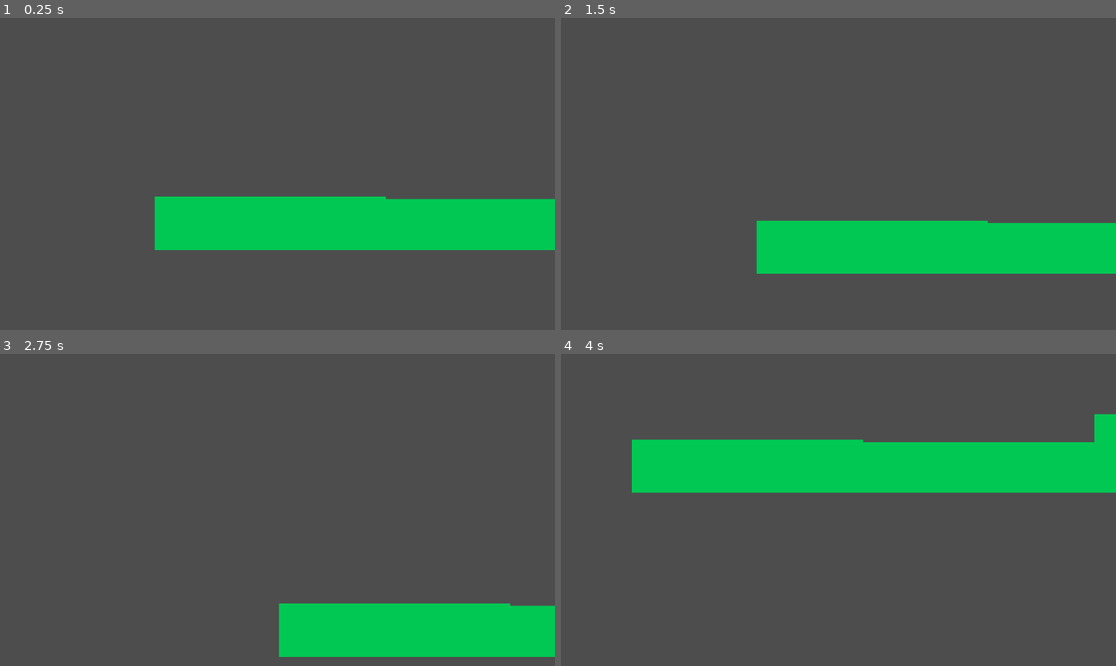
Above: before the commit, frames 1-4 (two rows, left to right).
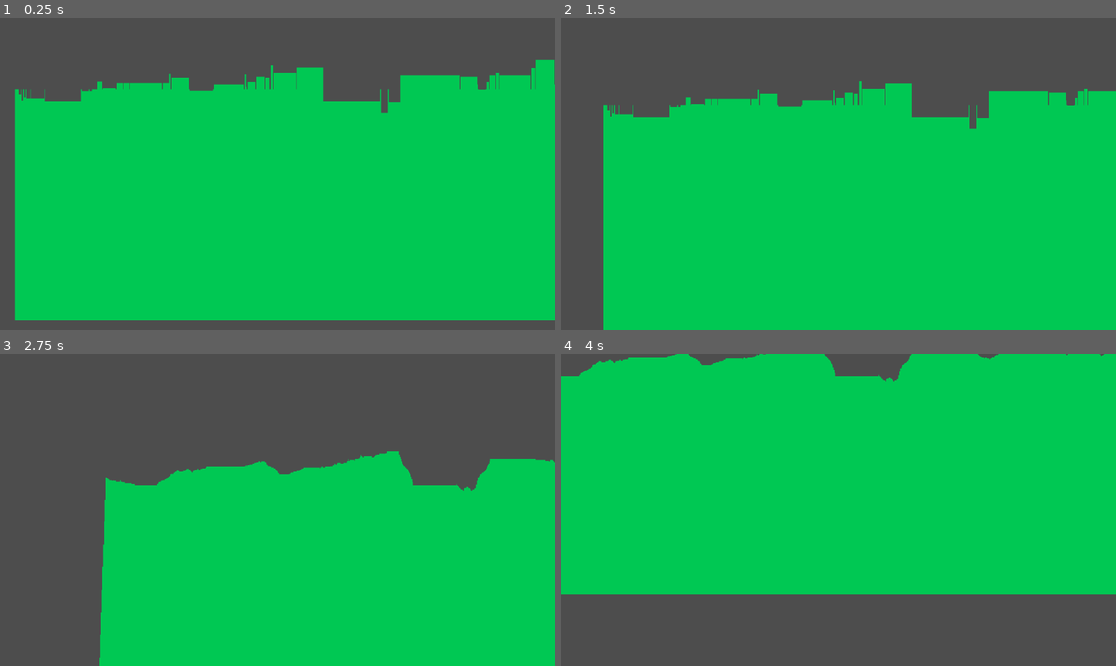
Above: after the commit, the same moments.

Repository: tomekblox/godot_projects
Game: Godot game, scene res://scenes/main.tscn
Same seed, same stepped clock (60 frames per second), same inputs: the game is played once before the commit and once after it.
Inputs (mouse positions are in pixels of both pictures, inside the frame that each line leads up to):
- Up to frame 1 (0.25 s): no input
- Up to frame 2 (1.5 s): tap Enter at 0.5 s; move the mouse to (960, 158) at 0.52 s; click (960, 158) at 0.6 s; tap Space at 1.25 s; drag from (727, 189) to (810, 236) at 1.27 s
- Up to frame 3 (2.75 s): tap Enter at 2 s; move the mouse to (333, 441) at 2.02 s; click (333, 441) at 2.1 s
- Up to frame 4 (4 s): tap Space at 2.75 s; drag from (810, 572) to (672, 463) at 2.77 s; tap Enter at 3.5 s; move the mouse to (1005, 556) at 3.52 s; click (1005, 556) at 3.6 s

The runs differ from the first frame. In frame 1, 62% of the frame differs, in the area x 2-100%, y 13-97%; in frame 2, 57%; in frame 3, 43%; in frame 4, 61%.

Commit message:
Linear terrain smooth

Diff:
--- a/godod_wspolne/project.godot
+++ b/godod_wspolne/project.godot
@@ -10,7 +10,7 @@
 
 [application]
 
-config/name="godod_wspolne"
+config/name="Terra"
 run/main_scene="res://scenes/main.tscn"
 config/features=PackedStringArray("4.3", "Forward Plus")
 
--- a/godod_wspolne/scenes/main.tscn
+++ b/godod_wspolne/scenes/main.tscn
@@ -7,8 +7,8 @@
 
 [node name="Camera2D" type="Camera2D" parent="."]
 position = Vector2(938, 776)
-zoom = Vector2(0.3, 0.3)
+zoom = Vector2(0.1, 0.1)
 script = ExtResource("1_jj0nt")
 
 [node name="TileMapLayer" parent="." instance=ExtResource("2_xo7lx")]
-position = Vector2(87, 1286)
+position = Vector2(-4514, 3797)
--- a/godod_wspolne/scripts/camera_2d.gd
+++ b/godod_wspolne/scripts/camera_2d.gd
@@ -6,7 +6,10 @@
 var dragging = false
 var creating = true
 
-@export var camera_speed = 5
+@export var camera_speed = 1
+@export var zoom_speed = 1.2
+
+var real_camera_speed = camera_speed/zoom.x
 
 func _ready() -> void:
 	pass
@@ -24,4 +27,11 @@
 		else:
 			dragging = false
 	elif event is InputEventMouseMotion and dragging:
-		position = (mouse_pos - event.position)*camera_speed + camera_pos
+		position = (mouse_pos - event.position)*real_camera_speed + camera_pos
+
+	if event is InputEventMouseButton and event.button_index == MOUSE_BUTTON_WHEEL_UP:
+		zoom *=zoom_speed
+		pass
+	elif event is InputEventMouseButton and event.button_index == MOUSE_BUTTON_WHEEL_DOWN:
+		zoom /=zoom_speed
+	real_camera_speed = camera_speed/zoom.x
--- a/godod_wspolne/scripts/terra.gd
+++ b/godod_wspolne/scripts/terra.gd
@@ -2,21 +2,36 @@
 
 var height = FastNoiseLite.new()
 var seed = randi()
-var width = 10
+var width = 10 #number of parts
 var rng
 var part_size = 100
+var sea_level = 300
 
+var linear = func linear_change(number,change=[]):  # working i think
+	return number - change[0]
+var root = func root_change(number,change):
+	return sqrt(number+change[0])
 
+var gaus = func calc_gaus(tab,start_index,type,start_weight,change=[]):
+	var result = 0
+	var weight = start_weight
+	var i = 0
+	#result += tab[start_index+i]*weight
+	while weight > 0.1 and start_index-i > 0 and start_index+i < len(tab):
+		weight = type.call(weight,change)
+		result += tab[start_index+i]*(1-weight)
+		result += tab[start_index-i]*(1-weight)
+		i+=1
+	if i != 0:
+		return int(result/(i+1))
+	else:
+		return 0
 
 func _ready() -> void:
 	width *= part_size
 	height.seed = seed
 	rng = RandomNumberGenerator.new()
 	rng.randomize()
-	var val = rng.randfn(5, 1.5)
-	var result = int(clamp(val, 0, 10))
-
-
 	generate_curve()
 
 
@@ -26,27 +41,29 @@
 func generate_curve() -> void:
 	var heights = []
 	heights.resize(width)
-	heights.fill(30)
+	heights.fill(sea_level)
 	for i in range(0,width,part_size):
-		var rnd_value = int(rng.randfn(0, 10))
+		var rnd_value = int(rng.randfn(0, 10))  # random change - standard deviation
 		for j in range(part_size):
-			heights[i+j] = 30 + rnd_value
-
+			if randf() < 0.95:
+				heights[i+j] += rnd_value
+			else:
+				rnd_value += int(rng.randfn(0,10))
 
 	for x in range(width):
 			for y in range(heights[x]):
-				set_cell(Vector2i(x,-y),0,Vector2i(2,1))
+				set_cell(Vector2i(x,-y),0,Vector2i(2,1))  #creating tiles
 	await get_tree().create_timer(2.0).timeout
 
 
-	##2
-	#for i in range(width-1):
-		#heights[i] = (heights[i-1]+heights[i+1])/2
-		#
-	#clear()
-	#for x in range(width):
-		#for y in range(heights[x]):
-			#set_cell(Vector2i(x,-y),0,Vector2i(2,1))
-	#await get_tree().create_timer(2.0).timeout
+	var temp_heights = heights.duplicate(true)
+
+	for i in range(width):
+		heights[i] = gaus.call(temp_heights,i,linear,1,[0.1]) # tab,start_index,type,start_weight,change
+
+	clear()
+	for x in range(width):
+		for y in range(heights[x]):
+			set_cell(Vector2i(x,-y),0,Vector2i(2,1))
 
 	print("done")
